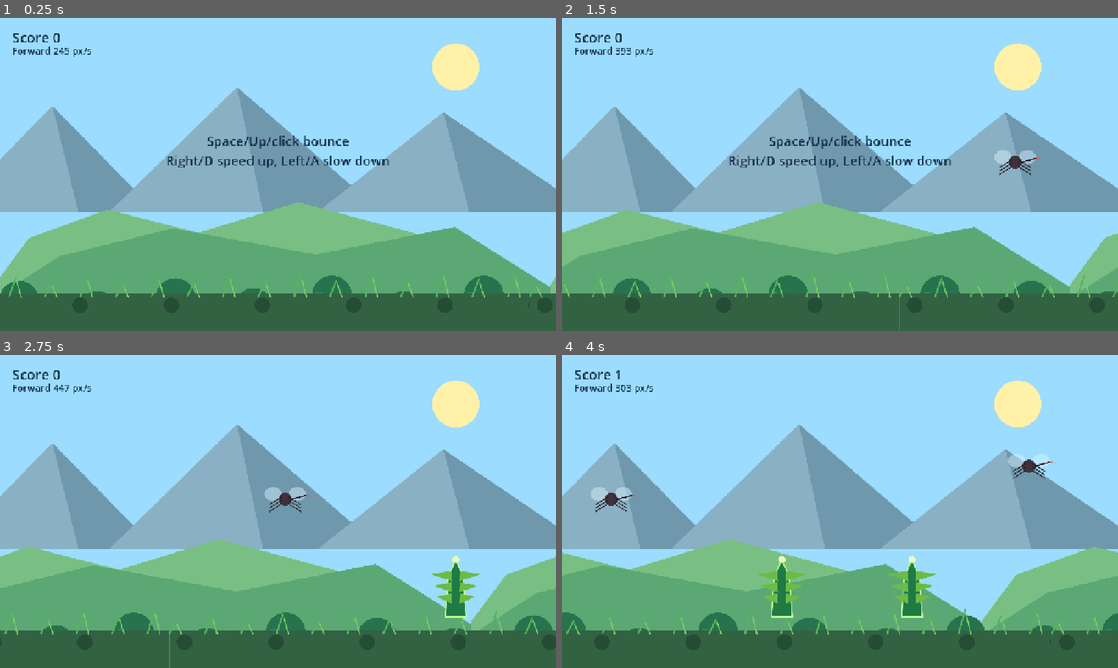
Above: before the commit, frames 1-4 (two rows, left to right).
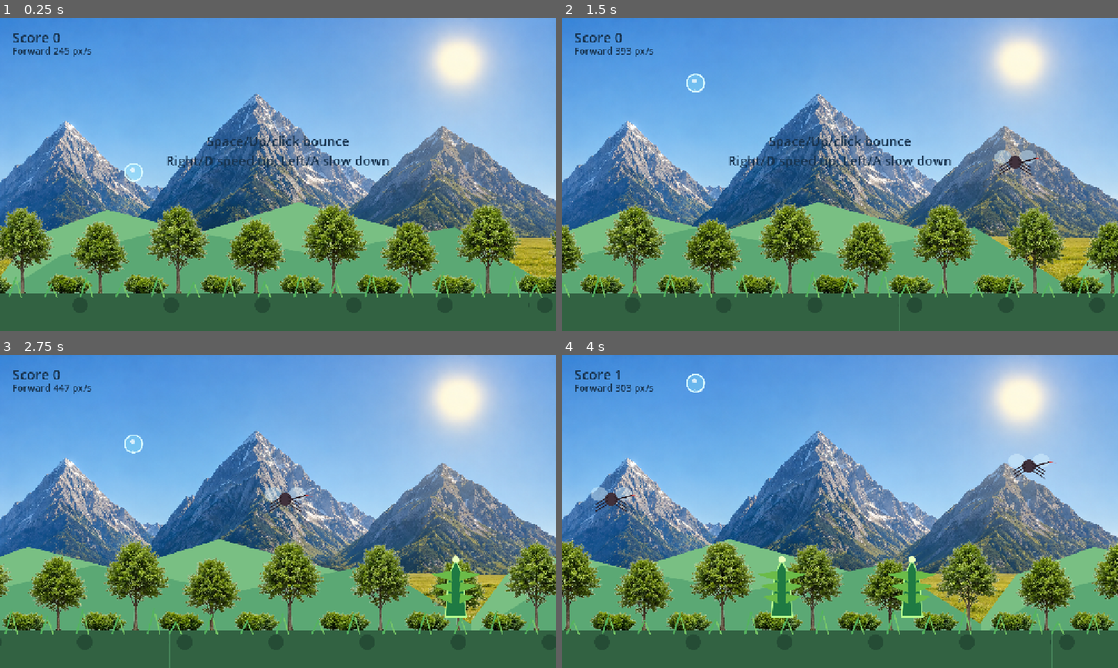
Above: after the commit, the same moments.

Repository: steinshuh/BubbleBriar
Game: Godot game, scene res://scenes/Main.tscn
Same seed, same stepped clock (60 frames per second), same inputs: the game is played once before the commit and once after it.
Inputs:
- Up to frame 1 (0.25 s): no input
- Up to frame 2 (1.5 s): tap Enter (ui_accept) at 0.5, 0.77, 1.07 s; hold Right 0.53-1.28 s; tap Space (bounce) at 0.6, 1.35 s; hold Left from 1.28 s (still down)
- Up to frame 3 (2.75 s): tap Enter (ui_accept) at 1.52, 1.82 s; release Left at 2.03 s; hold Right from 2.03 s (still down); tap Space (bounce) at 2.1 s
- Up to frame 4 (4 s): tap Space (bounce) at 2.85, 3.6 s; tap Enter (ui_accept) at 3.02, 3.32, 3.77 s; release Right at 3.53 s; hold Left from 3.53 s (still down)

The runs differ from the first frame. In frame 1, 72% of the frame differs, in the area x 0-100%, y 0-88%; in frame 2, 71%; in frame 3, 71%; in frame 4, 71%.

Commit message:
Update imported background assets

Diff:
--- a/project.godot
+++ b/project.godot
@@ -1,14 +1,22 @@
 ; Engine configuration file.
 ; It's best edited using the editor UI and not directly,
 ; since the parameters that go here are not all obvious.
+;
+; Format:
+;   [section] ; section goes between []
+;   param=value ; assign values to parameters
 
 config_version=5
+
+[animation]
+
+compatibility/default_parent_skeleton_in_mesh_instance_3d=true
 
 [application]
 
 config/name="Bubble Briar"
 run/main_scene="res://scenes/Main.tscn"
-config/features=PackedStringArray("4.3", "Forward Plus")
+config/features=PackedStringArray("4.6", "Forward Plus")
 config/icon="res://icon.svg"
 
 [display]
@@ -30,5 +38,5 @@
 
 [rendering]
 
+textures/canvas_textures/default_texture_filter=0
 renderer/rendering_method="gl_compatibility"
-textures/canvas_textures/default_texture_filter=0
--- a/scripts/main.gd
+++ b/scripts/main.gd
@@ -167,6 +167,8 @@
 		var layer := BackgroundLayer.new()
 		# Tell the layer what to draw, how far away it is, current speed, and viewport size.
 		layer.setup(data[0], data[1], current_scroll_speed, viewport_size)
+		# Keep generated background layers visually behind the Bubble child that is already in Main.tscn.
+		layer.z_index = -100 + int(data[0])
 		# Remember the layer so we can update its speed when the rate adjustment changes.
 		background_layers.append(layer)
 		# Add the layer to the scene so Godot processes and draws it.
Binary file changed: assets/near_trees.png
Binary file added: assets/old_near_trees.png
Not shown, added: assets/old_near_trees.png.import
Binary file added: assets/old_sky_mountains.png
Not shown, added: assets/old_sky_mountains.png.import
Binary file changed: assets/sky_mountains.png
Binary file added: assets/x (2).png
Not shown, added: assets/x (2).png.import
Binary file added: assets/x.png
Not shown, added: assets/x.png.import
Not shown, changed: README.md
